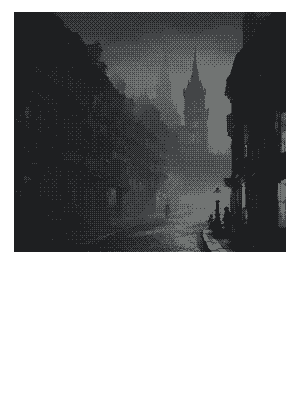
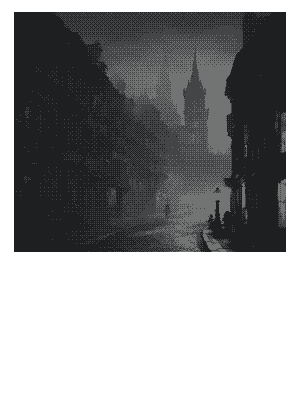
Before/after of a (300, 400) layered artwork. What changed in the layer stack:
painted on "레이어 1" over left=212, top=204, right=230, bottom=215
